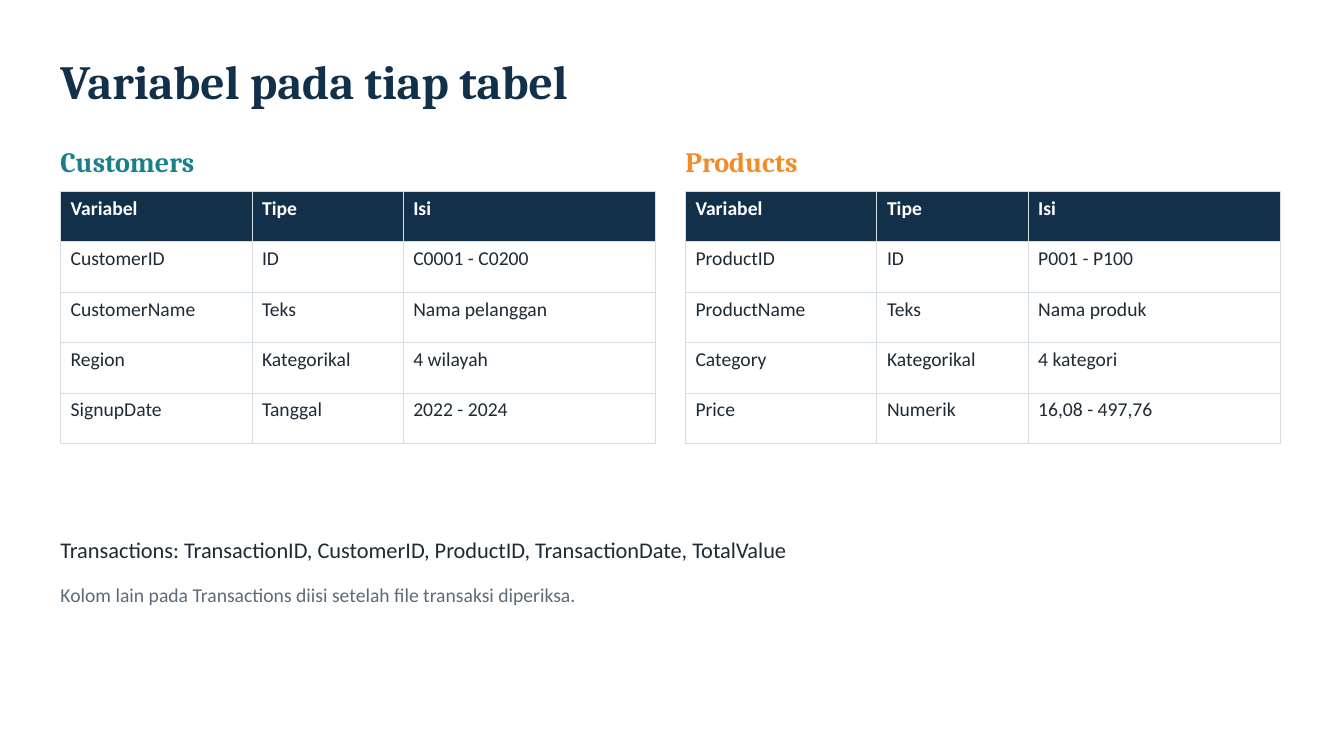
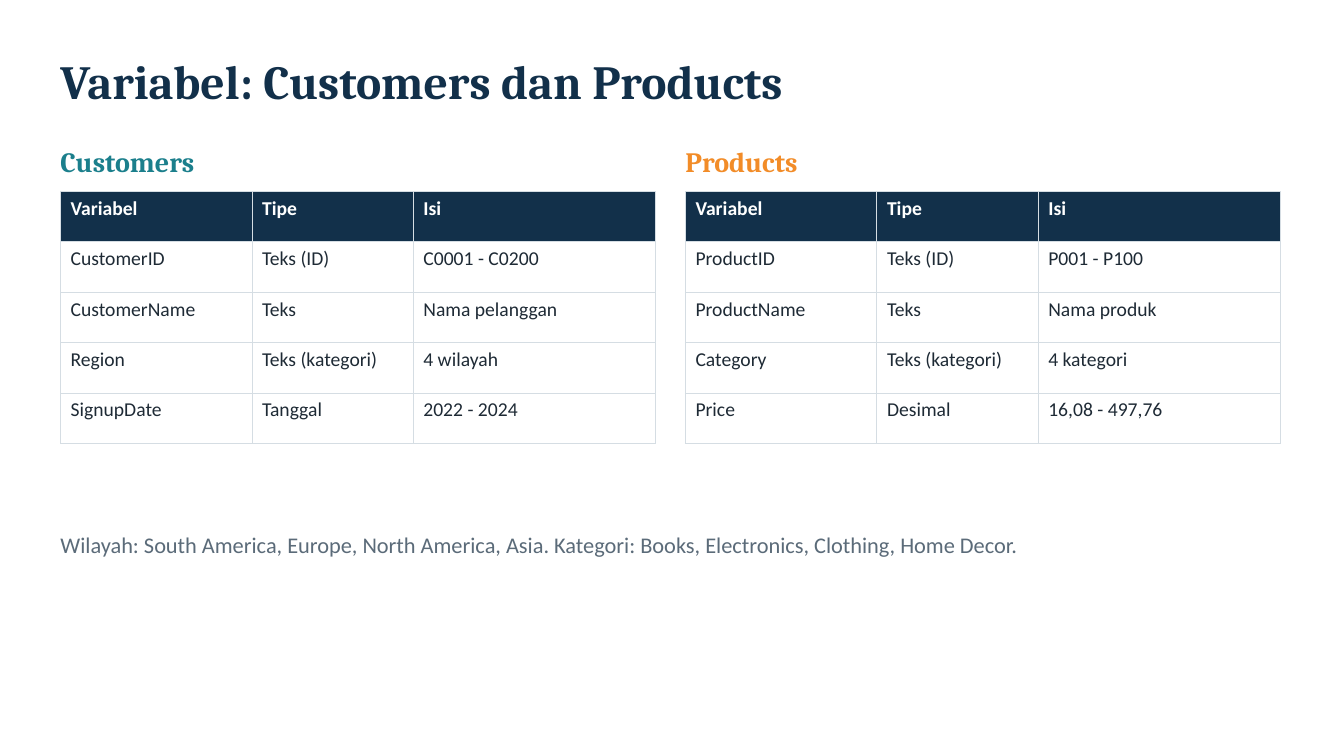
Before and after one commit to farhansech/EXACOUNT, a slide deck: slide 4 of output/EverMart_UTS_BDASC.pptx. Drawn at 1344x756 pixels with LibreOffice and Linux fonts; fonts in the diff are those of the drawing. Boxes give left, top, right and bottom in pixels: in the first picture for what was removed or moved away, otherwise in the second. Text is boxed around its words. In the diff, an @@ line names an element or a change of style, - is before the commit and + after.

```diff
--- a/output/EverMart_UTS_BDASC.pptx
+++ b/output/EverMart_UTS_BDASC.pptx
@@ text at (x1=60, y1=66, x2=782, y2=100): text changed @@
-Variabel pada tiap tabel
+Variabel: Customers dan Products
@@ table at (x1=60, y1=192, x2=655, y2=424) @@
-row 2, column 2: ID
+row 2, column 2: Teks (ID)
-row 4, column 2: Kategorikal
+row 4, column 2: Teks (kategori)
@@ table at (x1=686, y1=192, x2=1280, y2=423) @@
-row 2, column 2: ID
+row 2, column 2: Teks (ID)
-row 4, column 2: Kategorikal
+row 4, column 2: Teks (kategori)
-row 5, column 2: Numerik
+row 5, column 2: Desimal
@@ text at (x1=60, y1=537, x2=1017, y2=557): text changed; text colour #1E2A35 to #5B6B79 @@
-Transactions: TransactionID, CustomerID, ProductID, TransactionDate, TotalValue
+Wilayah: South America, Europe, North America, Asia. Kategori: Books, Electronics, Clothing, Home Decor.
@@ text removed at (x1=60, y1=588, x2=575, y2=605) @@
-Kolom lain pada Transactions diisi setelah file transaksi diperiksa.
```
Also in this commit, not shown: 8 other slides changed, 6 slides added, 1 slide removed, 1 other file.
